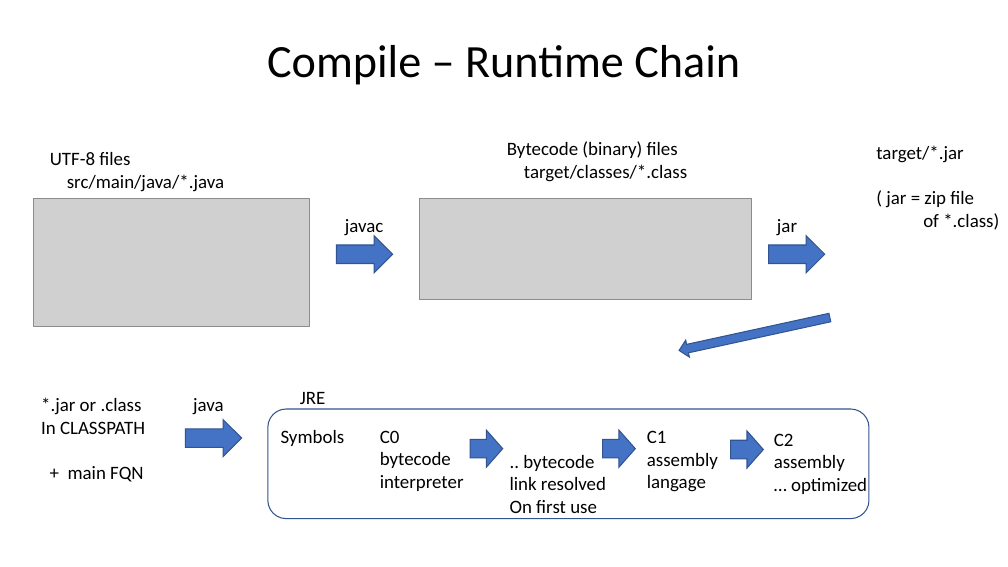
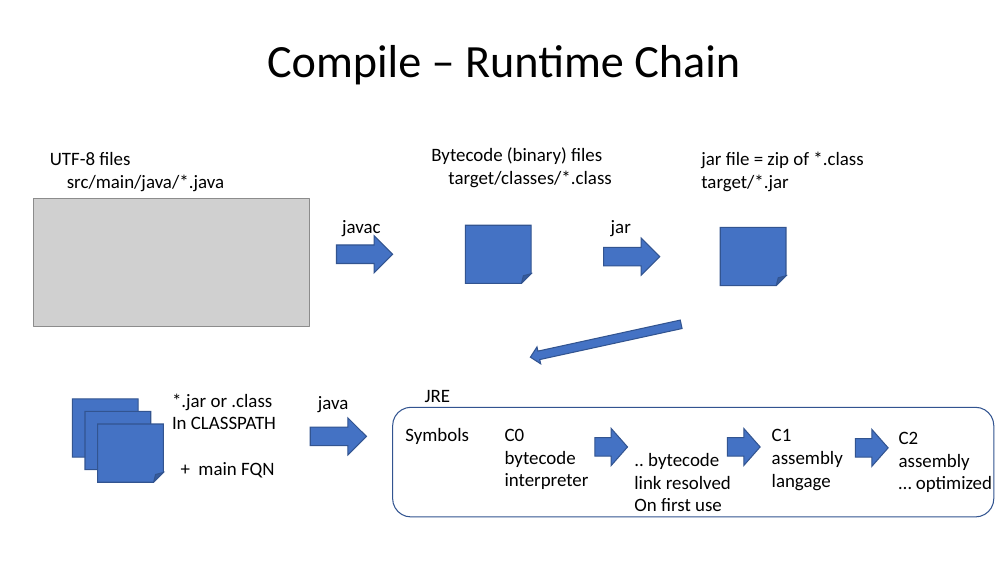
Before and after one commit to Arnaud-Nauwynck/presentations, a slide deck: slide 3 of java/Java-Langage-JRE-Internal-Basics.pptx. Drawn at 1008x567 pixels with LibreOffice and Linux fonts; fonts in the diff are those of the drawing; grey boxes stand for pictures. Boxes give left, top, right and bottom in pixels: in the first picture for what was removed or moved away, otherwise in the second. Text is boxed around its words. In the diff, an @@ line names an element or a change of style, - is before the commit and + after.

```diff
--- a/java/Java-Langage-JRE-Internal-Basics.pptx
+++ b/java/Java-Langage-JRE-Internal-Basics.pptx
@@ text "Bytecode (binary) files": place and size @@
-text "Bytecode (binary) files" at bbox=[507, 141, 687, 182]
+text "Bytecode (binary) files" at bbox=[431, 147, 611, 188]
@@ text "jar file = zip of ...": place and size @@
-text "jar file = zip of ..." at bbox=[876, 145, 999, 230]
+text "jar file = zip of ..." at bbox=[701, 151, 863, 192]
@@ text at bbox=[701, 151, 863, 169]: paragraph added @@
+jar file = zip of *.class
@@ picture removed at bbox=[420, 199, 751, 299] @@
@@ text at bbox=[886, 191, 999, 230]: paragraphs removed @@
-( jar = zip file
-of *.class)
@@ folded corner added at bbox=[466, 225, 532, 284], fill #4472C4, outline #325491 1 pt @@
@@ text "jar": place and size @@
-text "jar" at bbox=[777, 219, 797, 236]
+text "jar" at bbox=[611, 220, 631, 236]
@@ right arrow: place and size @@
-right arrow at bbox=[769, 236, 825, 273]
+right arrow at bbox=[603, 238, 659, 275]
@@ folded corner added at bbox=[721, 228, 786, 286], fill #4472C4, outline #325491 1 pt @@
@@ down arrow: place and size @@
-down arrow at bbox=[678, 309, 832, 359]
+down arrow at bbox=[529, 316, 683, 366]
@@ text "*.jar or .class": place and size @@
-text "*.jar or .class" at bbox=[41, 397, 145, 482]
+text "*.jar or .class" at bbox=[172, 393, 276, 478]
@@ folded corner added at bbox=[73, 399, 138, 457], fill #4472C4, outline #325491 1 pt @@
@@ folded corner added at bbox=[85, 411, 150, 470], fill #4472C4, outline #325491 1 pt @@
@@ folded corner added at bbox=[98, 424, 163, 482], fill #4472C4, outline #325491 1 pt @@
@@ 7 texts, 4 right arrows, 1 rounded rectangle: place and size @@
-7 texts, 4 right arrows, 1 rounded rectangle at bbox=[185, 392, 869, 519]
+7 texts, 4 right arrows, 1 rounded rectangle at bbox=[310, 390, 994, 517]
```
Also in this commit, not shown: 6 other slides changed, 16 slides added, 1 slide removed, 3 other files.
